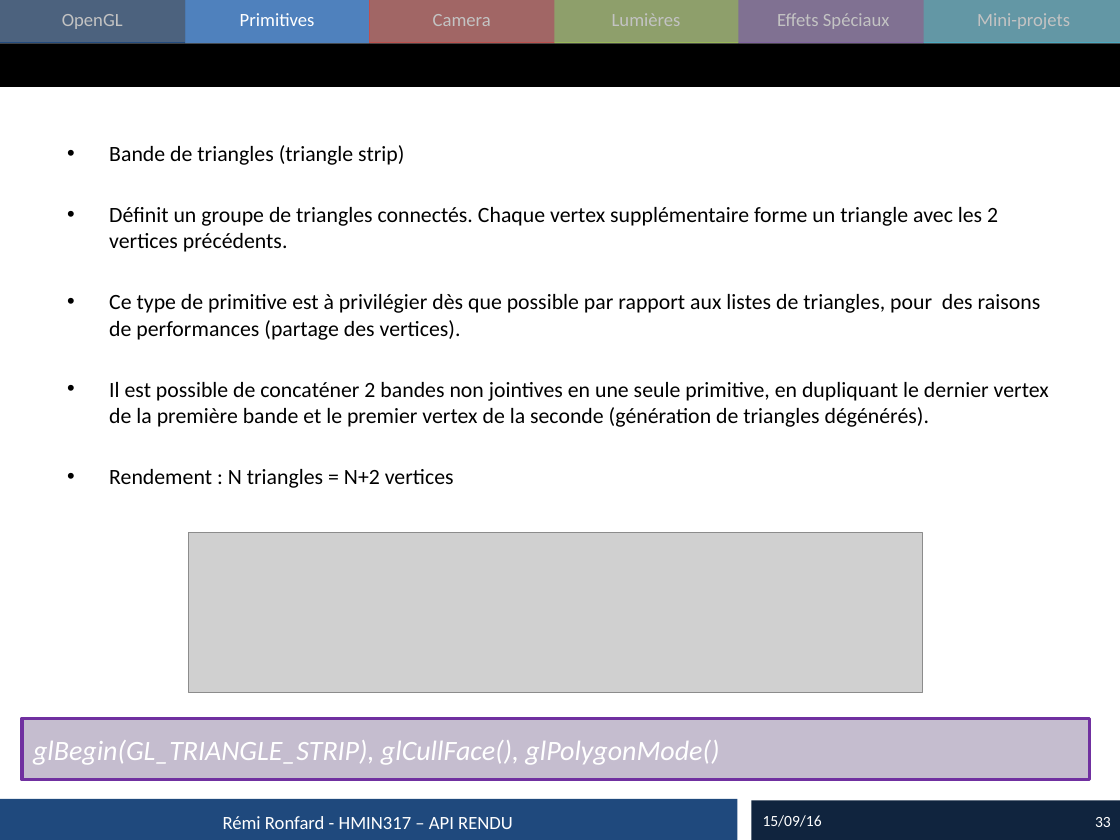
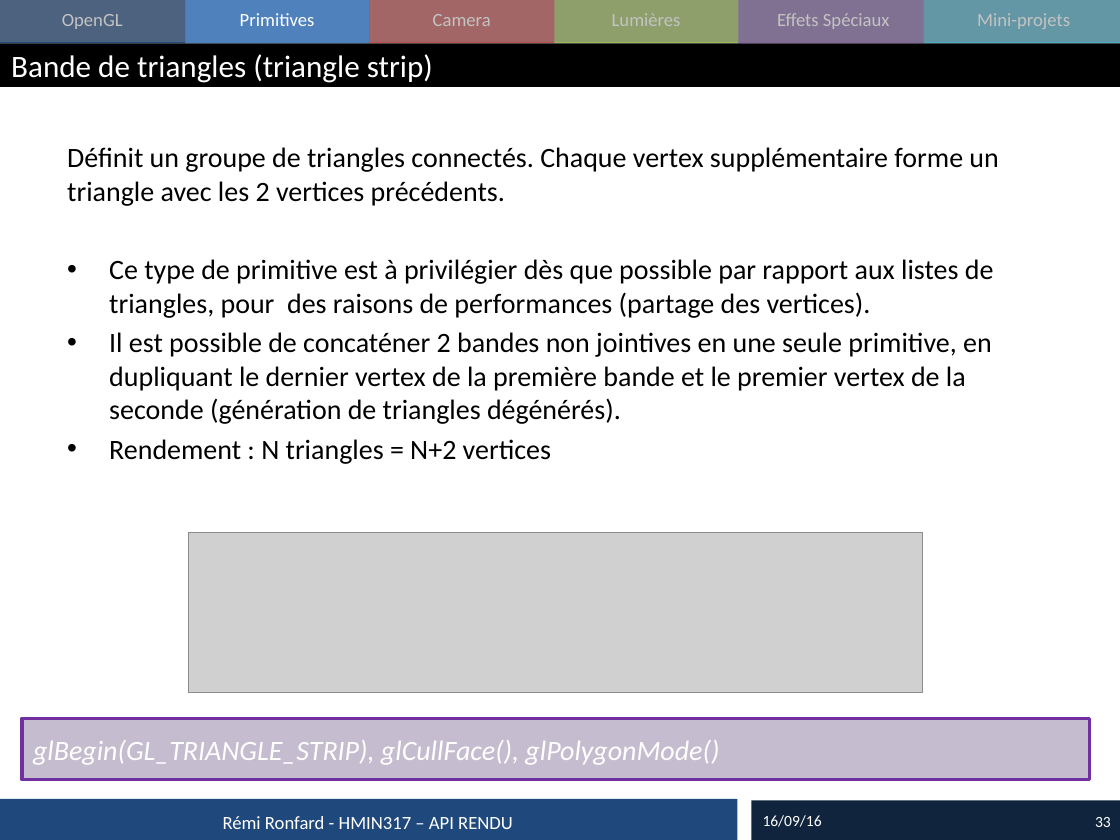
Before and after one commit to master-imagina/hmin317, a slide deck: slide 33 of cours/2016_01_Rendu.pptx. Drawn at 1120x840 pixels with LibreOffice and Linux fonts; fonts in the diff are those of the drawing; grey boxes stand for pictures. Boxes give left, top, right and bottom in pixels: in the first picture for what was removed or moved away, otherwise in the second. Text is boxed around its words. In the diff, an @@ line names an element or a change of style, - is before the commit and + after.

```diff
--- a/cours/2016_01_Rendu.pptx
+++ b/cours/2016_01_Rendu.pptx
@@ title added at [11, 54, 433, 83], 20 pt, text #FFFFFF @@
+Bande de triangles (triangle strip)
@@ text "Définit un groupe de triangles ..." at [67, 147, 998, 464]: size 14 to 18 pt; bullet • to none @@
@@ text at [109, 145, 404, 165]: paragraph removed @@
-• Bande de triangles (triangle strip)
@@ text at [763, 815, 822, 827]: text changed @@
-15/09/16
+16/09/16
```
Also in this commit, not shown: 19 other slides changed, 1 slide added, 3 other files.
